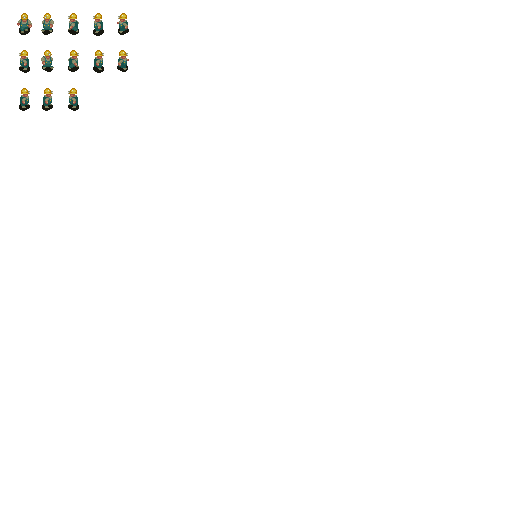
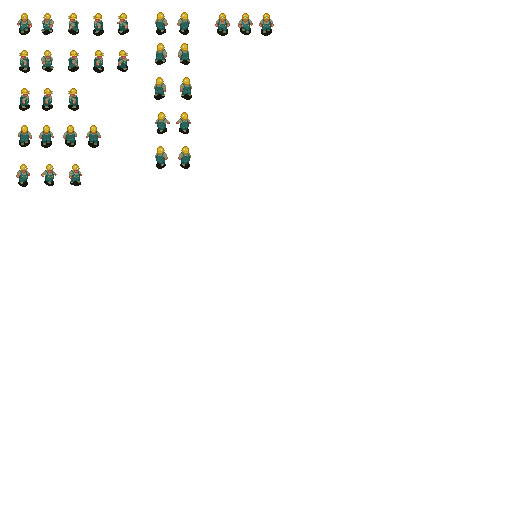
Layer changes from the first (512, 512) image to the second:
renamed "Capa 1" to "Capa 17", painted on it over (x1=16, y1=12, x2=274, y2=187)
